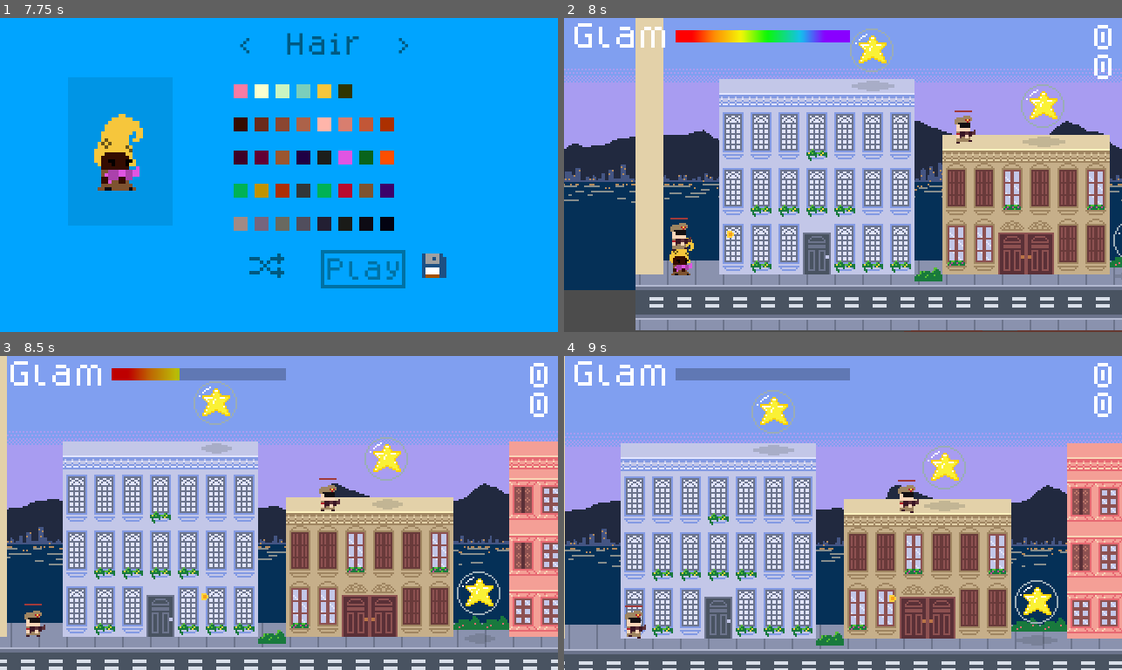
Above: before the commit, frames 1-4 (two rows, left to right).
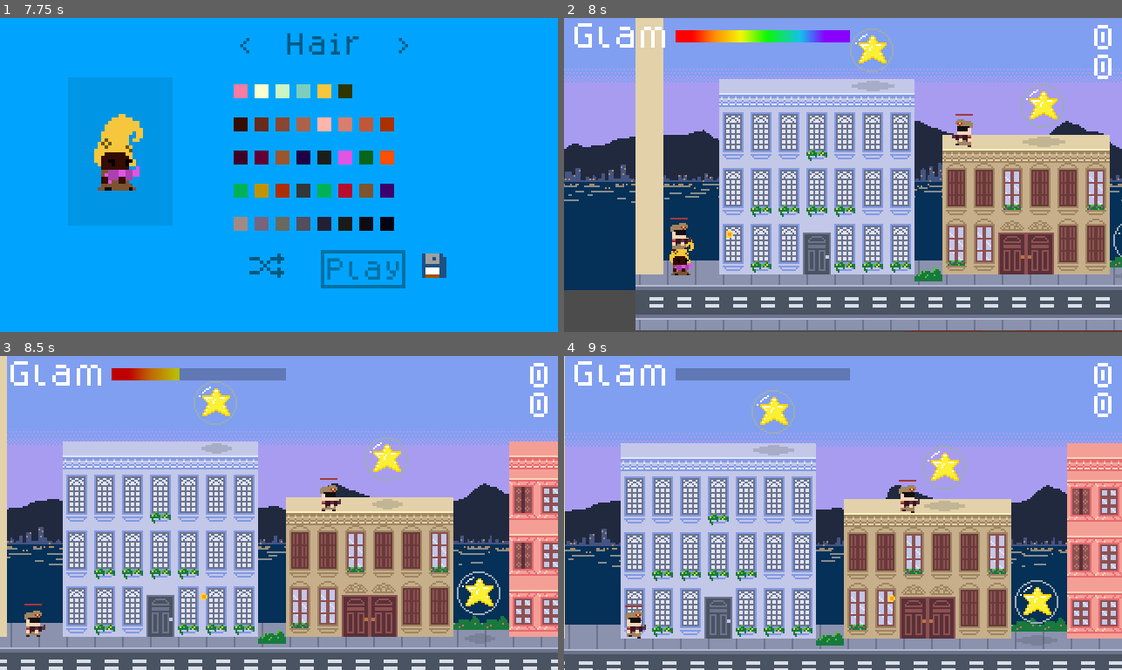
Above: after the commit, the same moments.

Repository: hamiltonromualdo/bring-ur-glam
Game: Godot game, scene res://src/UserInterface/TitleScreen.tscn
Two runs of this game, one before a commit and one after it. Both use one fixed random seed, a clock stepped at 60 frames per second and the inputs below. Sound files missing from this copy of the repository are replaced by a short silence.
Inputs (mouse positions are in pixels of both pictures, inside the frame that each line leads up to):
- Up to frame 1 (7.75 s): tap Enter at 0.5 s; move the mouse to (401, 159) at 0.52 s; hold Right (ui_right) 0.53-2.03 s; tap Space at 1.25 s; move the mouse to (167, 190) at 1.27 s; move the mouse to (334, 105) at 2.02 s; hold Left (ui_left) 2.03-2.78 s; move the mouse to (251, 237) at 2.77 s; hold Right (ui_right) 2.78-4.28 s; move the mouse to (446, 222) at 3.52 s; move the mouse to (111, 127) at 4.27 s; hold Left (ui_left) 4.28-5.03 s; move the mouse to (306, 175) at 5.02 s; hold Right (ui_right) 5.03-5.78 s; move the mouse to (195, 96) at 5.77 s; hold Left (ui_left) 5.78-6.5 s; click "Play" at 6.5 s; click "Play" at 7.25 s
- Up to frame 2 (8 s): no input
- Up to frame 3 (8.5 s): move the mouse to (401, 497) at 8.02 s; hold Left (ui_left) from 8.03 s (still down)
- Up to frame 4 (9 s): move the mouse to (731, 528) at 8.77 s; release Left (ui_left) at 8.78 s; hold Right (ui_right) from 8.78 s (still down)

Frame 1 is identical in both runs. In frame 2, 0.3% of the frame differs, in the area x 29-74%, y 29-70%; in frame 3, less than 0.1%; in frame 4, less than 0.1%.

Commit message:
Making sounds of buttons not depend on button position

Diff:
--- a/bring_ur_glam/src/UserInterface/ButtonWithSound.tscn
+++ b/bring_ur_glam/src/UserInterface/ButtonWithSound.tscn
@@ -12,11 +12,11 @@
 "_edit_use_anchors_": false
 }
 
-[node name="FocusSound" type="AudioStreamPlayer2D" parent="."]
+[node name="FocusSound" type="AudioStreamPlayer" parent="."]
 stream = ExtResource( 1 )
 volume_db = 24.0
 
-[node name="PressedSound" type="AudioStreamPlayer2D" parent="."]
+[node name="PressedSound" type="AudioStreamPlayer" parent="."]
 stream = ExtResource( 2 )
 volume_db = 24.0
 
